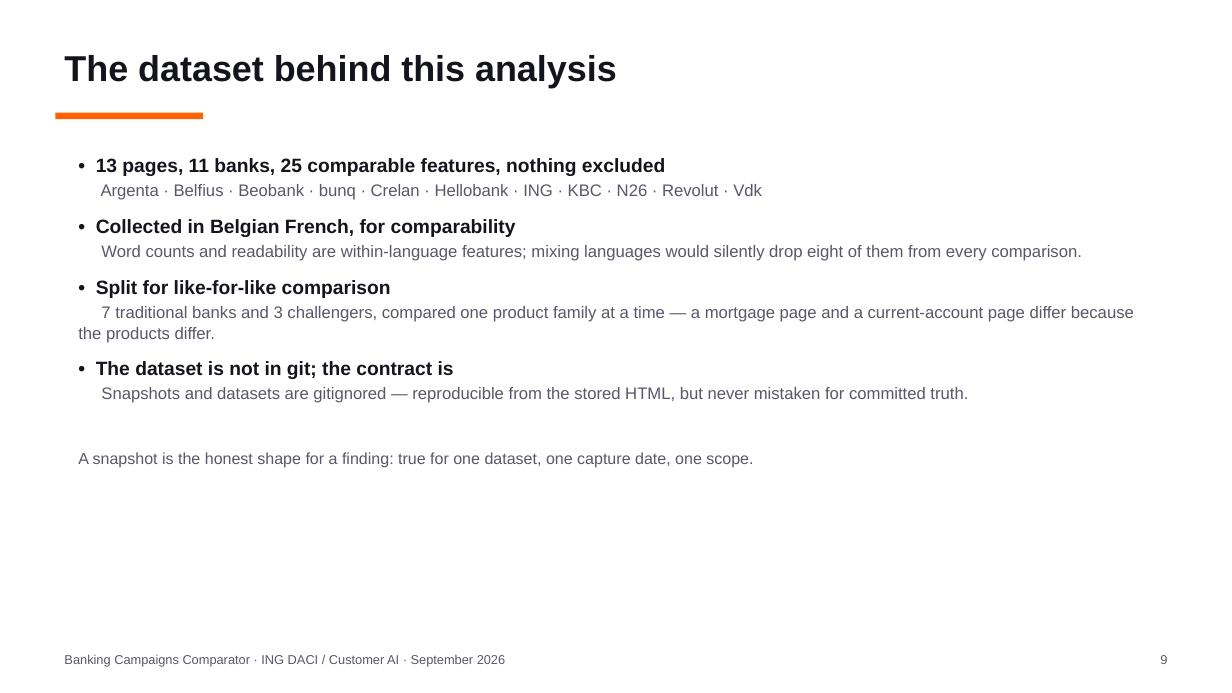
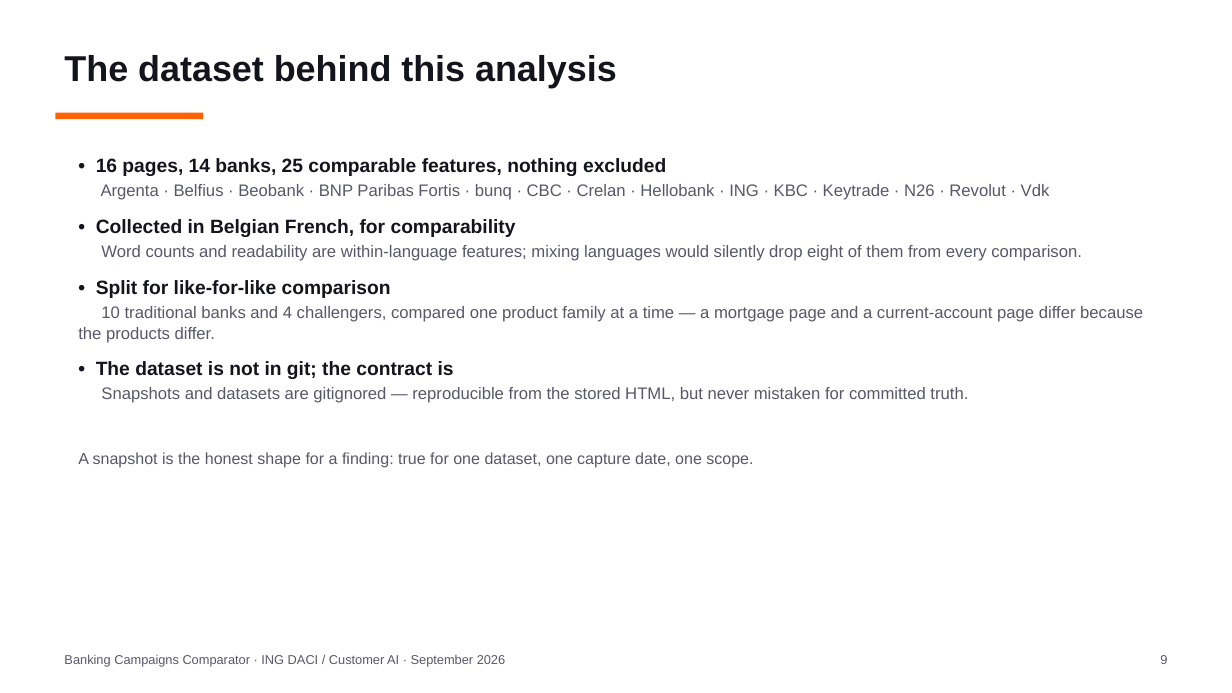
Before and after one commit to Siegried81/ing-usecase, a slide deck: slide 9 of docs/Banking_Campaigns_Comparator.pptx. Drawn at 1232x693 pixels with LibreOffice and Linux fonts; fonts in the diff are those of the drawing. Boxes give left, top, right and bottom in pixels: in the first picture for what was removed or moved away, otherwise in the second. Text is boxed around its words. In the diff, an @@ line names an element or a change of style, - is before the commit and + after.

Commit message:
feat: capture BNP Paribas Fortis, add CBC and Keytrade - 16 pages / 14 banks
The coverage gap the report was still showing is closed. ING's list is now
complete except for banks that publish no comparable page at all.

BNP Paribas Fortis: every headless client returned HTTP 503 on every path,
including the homepage, with any User-Agent and in both bundled Chromium and
real Chrome. Measured across four variants, the discriminator was headlessness
itself - the same URL in a headful browser returned 200 and the real page. The
targets file gained method: headful, which launches a real visible Chrome for
that host only. This is not evasion and not the manual-save path: robots.txt
still allows the path and is checked before every fetch, exactly one request is
made per page, and nothing rotates IP, session or identity. Reverting is one
line per target if the team reads LC-04 more strictly.

Keytrade Bank: its KeyPack is the current-account package, but the site never
reaches networkidle (consent and analytics keep loading) and the headless client
stalled. render() now also takes wait_until and timeout_ms per target, and
Keytrade uses domcontentloaded with a 60s budget.

CBC (KBC Group's francophone brand) captured headless like any other target.

Registries: headful_render added to the frozen collection_method enum, and cbc
and keytrade added to the frozen bank enum, BANK_CATEGORY and BRAND_COLOURS
(CBC's accent #0097db from its own logos-cbc.svg, Keytrade's #03b3d9 from its
declared theme-color). check_schema_freeze.py passes.

Also fixed: limitations.md claimed Trends 'covers three of the nine banks' - a
hard-coded count that had already rotted. It now says it covers the banks in
Dan's export rather than every bank compared, which cannot go stale.

Checked and excluded, and not because of robots (all allow): Fintro (BNP's
agent-network brand, no comparable landing page), Bank Nagelmackers (private
banking; 1,052 sitemap URLs contain no retail current-account product page),
Triodos Belgium (current account is business-only), bpost bank (absorbed into
BNP), AXA Bank (merged into Crelan).

Result: current_account_pack compares 16 pages across 14 banks, nothing
excluded, ING 0.201. Deck and video rebuilt on the new snapshot; 368 tests pass.

```diff
--- a/docs/Banking_Campaigns_Comparator.pptx
+++ b/docs/Banking_Campaigns_Comparator.pptx
@@ text at (x1=96, y1=158, x2=1050, y2=200): text changed @@
-• 13 pages, 11 banks, 25 comparable features, nothing excluded
-Argenta · Belfius · Beobank · bunq · Crelan · Hellobank · ING · KBC · N26 · Revolut · Vdk
+• 16 pages, 14 banks, 25 comparable features, nothing excluded
+Argenta · Belfius · Beobank · BNP Paribas Fortis · bunq · CBC · Crelan · Hellobank · ING · KBC · Keytrade · N26 · Revolut · Vdk
@@ text at (x1=78, y1=306, x2=1143, y2=343): text changed @@
-7 traditional banks and 3 challengers, compared one product family at a time — a mortgage page and a current-account page differ because the products differ.
+10 traditional banks and 4 challengers, compared one product family at a time — a mortgage page and a current-account page differ because the products differ.
```
Also in this commit, not shown: 4 other slides changed, 15 other files.
